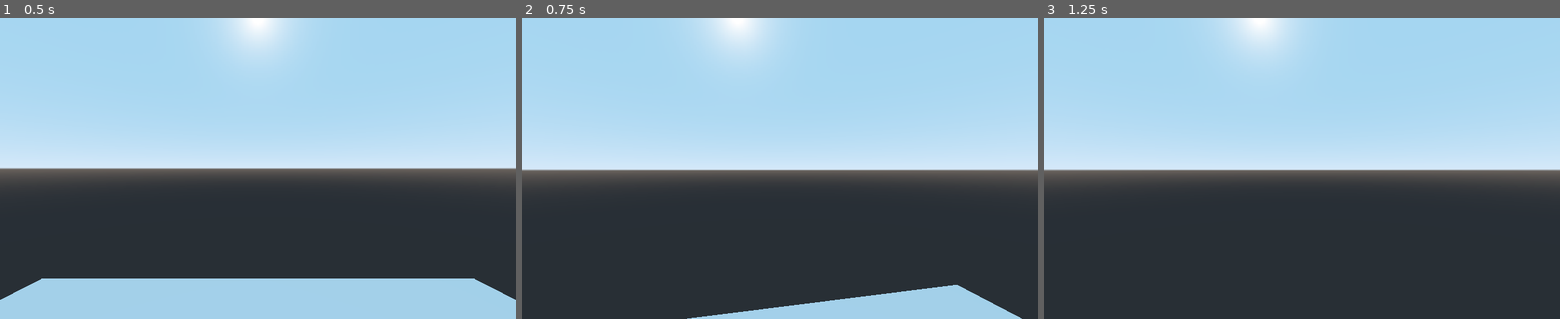
Above: before the commit, frames 1-3 (left to right).
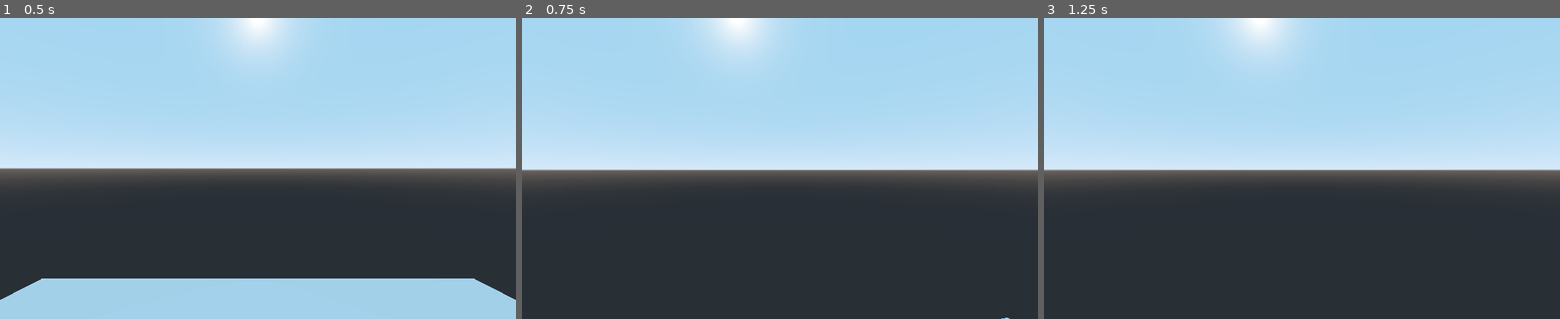
Above: after the commit, the same moments.

Repository: KitsuneFox2001/emclic_project_do_not_overheat
Game: Godot game, scene res://Testing_scene.tscn
Two runs of this game, one before a commit and one after it. Both use one fixed random seed, a clock stepped at 60 frames per second and the inputs below.
Inputs (mouse positions are in pixels of both pictures, inside the frame that each line leads up to):
- Up to frame 1 (0.5 s): no input
- Up to frame 2 (0.75 s): tap Enter at 0.5 s; move the mouse to (805, 168) at 0.52 s; hold W (forward) from 0.53 s (still down); hold Shift (run, bound only after the commit) from 0.53 s (still down)
- Up to frame 3 (1.25 s): keep holding W (forward); keep holding Shift (run, bound only after the commit); tap Space (jump) at 0.77 s

Frame 1 is identical in both runs. In frame 2, 3.7% of the frame differs, in the area x 32-97%, y 88-100%; in frame 3, nothing differs.

Commit message:
bieganie
można w maratonie startować

Diff:
--- a/emclic_game/Player.gd
+++ b/emclic_game/Player.gd
@@ -14,6 +14,10 @@
 var move_direction = Vector3.ZERO
 var velocity = Vector3.ZERO
 
+var fwd_bck
+var lft_rht
+var boost
+
 # Called when the node enters the scene tree for the first time.
 func _ready():
 	Input.set_mouse_mode(Input.MOUSE_MODE_CAPTURED)
@@ -28,13 +32,20 @@
 		velocity.y = jump
 
 	#bieganie
+	fwd_bck = Input.get_action_strength("backward") - Input.get_action_strength("forward")
+	lft_rht = Input.get_action_strength("right") - Input.get_action_strength("left")
+	if Input.is_action_pressed("run") && fwd_bck < 0:
+		boost = 2
+	else:
+		boost = 1
+
 
 	move_direction = Vector3(
-		Input.get_action_strength("right") - Input.get_action_strength("left"),
+		lft_rht,
 		0,
-		Input.get_action_strength("backward") - Input.get_action_strength("forward")
-	).normalized().rotated(Vector3.UP, rotation.y)
-	#lerp(velocity.x, move_direction.x * speed, acceleration * delta)
+		fwd_bck
+	).normalized().rotated(Vector3.UP, rotation.y)*boost
+
 	velocity.x = lerp(velocity.x, move_direction.x * speed, acceleration * delta)
 	velocity.z = lerp(velocity.z, move_direction.z * speed, acceleration * delta)
 
--- a/emclic_game/project.godot
+++ b/emclic_game/project.godot
@@ -41,6 +41,11 @@
 "events": [ Object(InputEventKey,"resource_local_to_scene":false,"resource_name":"","device":0,"alt":false,"shift":false,"control":false,"meta":false,"command":false,"pressed":false,"scancode":32,"physical_scancode":0,"unicode":0,"echo":false,"script":null)
  ]
 }
+run={
+"deadzone": 0.5,
+"events": [ Object(InputEventKey,"resource_local_to_scene":false,"resource_name":"","device":0,"alt":false,"shift":false,"control":false,"meta":false,"command":false,"pressed":false,"scancode":16777237,"physical_scancode":0,"unicode":0,"echo":false,"script":null)
+ ]
+}
 
 [physics]
 
